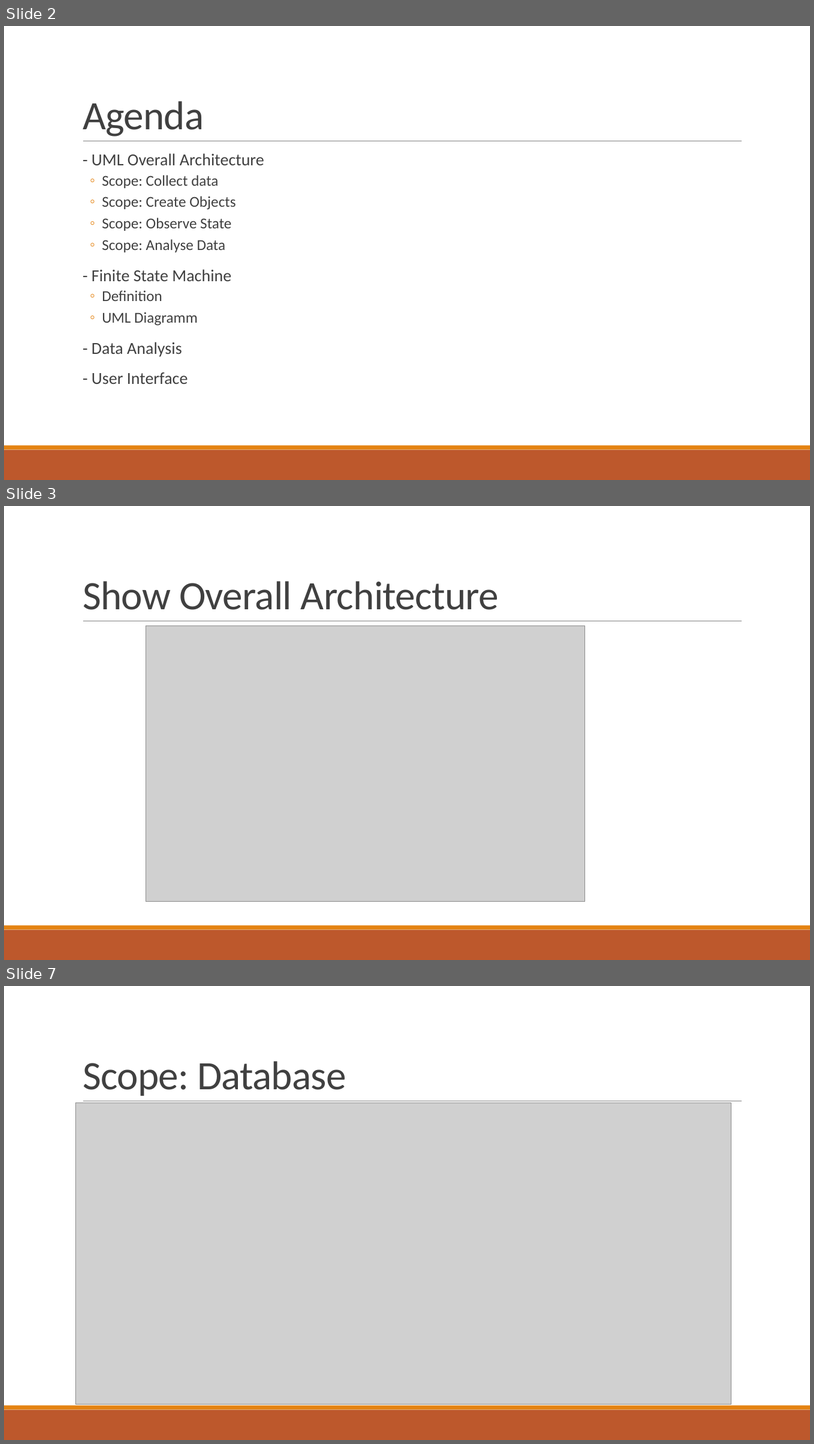
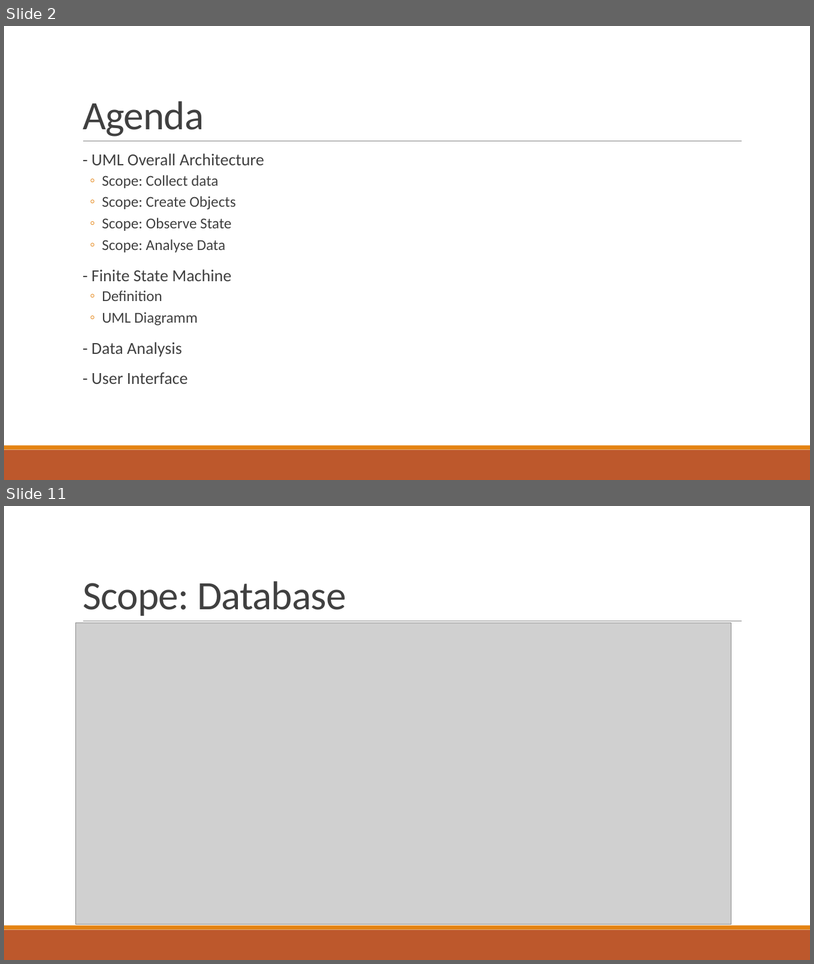
Before and after one commit to ofrendo/kronos, a slide deck: doc/Presentation.pptx. Shown one above the other, each under a label of ours: slides 2, 3 and 7 before the commit, slides 2 and 11 after it; the slides between them are not shown. The pictures are 814x1444 and 814x964 pixels, drawn with LibreOffice and Linux fonts; fonts in the diff are those of the drawing; grey boxes stand for pictures. Boxes give left, top, right and bottom in pixels: in the first picture for what was removed or moved away, otherwise in the second. Text is boxed around its words. In the diff, an @@ line names an element or a change of style, - is before the commit and + after.

```diff
--- a/doc/Presentation.pptx
+++ b/doc/Presentation.pptx
@@ slide 3 removed at bbox=[4, 506, 810, 960], background #FFFFFF; not listed: 3 template elements that a slide beside it also shows @@
@@ title removed at bbox=[83, 581, 499, 610] @@
-Show Overall Architecture
@@ picture removed at bbox=[146, 626, 585, 901] @@
@@ what was slide 7 is now slide 11 @@
```
Also in this commit, not shown: 3 slides changed, 5 slides added.
